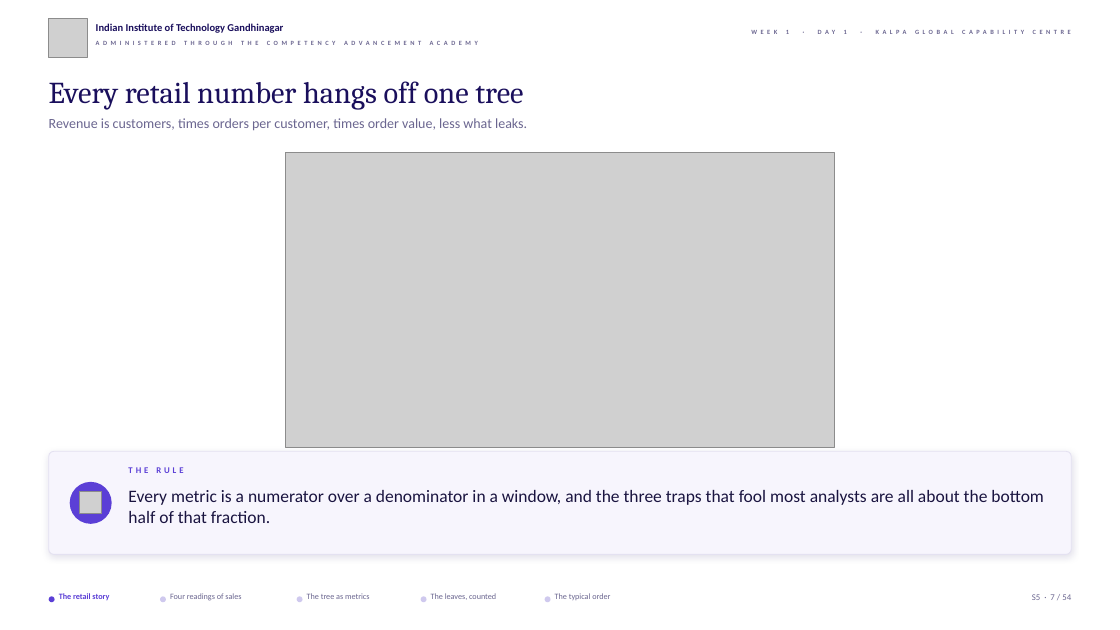
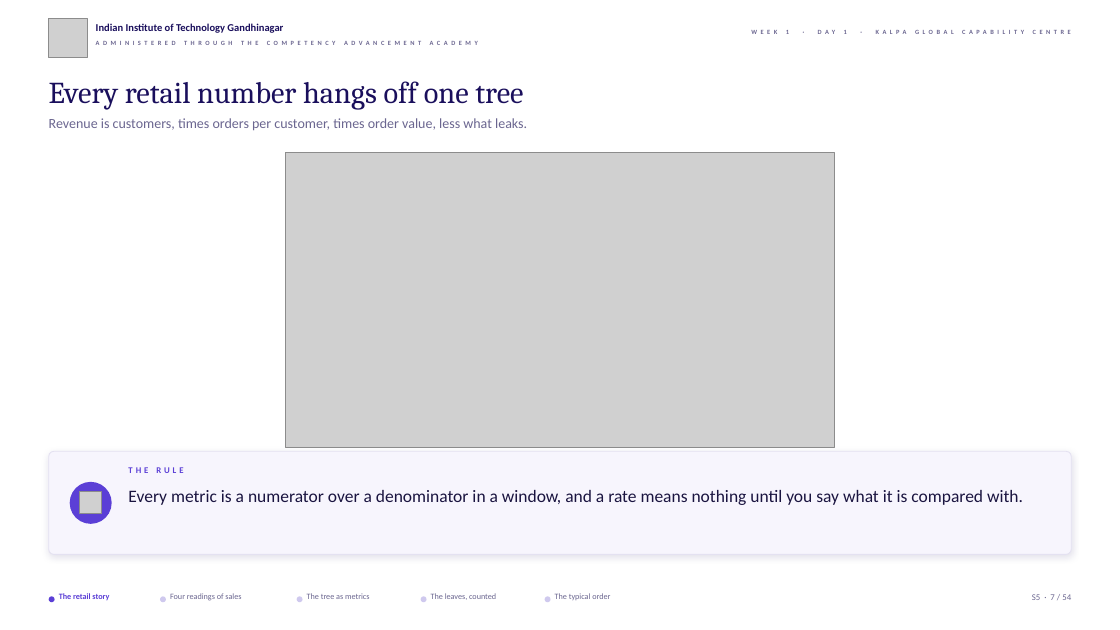
Before and after one commit to fde-academy-lab/c2-content-factory, a slide deck: slide 7 of content/W01/D1/slides/C2_W01_D01_half1_STUDENT.pptx. Drawn at 1120x630 pixels with LibreOffice and Linux fonts; fonts in the diff are those of the drawing; grey boxes stand for pictures; background and template pictures are left out. Boxes give left, top, right and bottom in pixels: in the first picture for what was removed or moved away, otherwise in the second. Text is boxed around its words. In the diff, an @@ line names an element or a change of style, - is before the commit and + after.

```diff
--- a/content/W01/D1/slides/C2_W01_D01_half1_STUDENT.pptx
+++ b/content/W01/D1/slides/C2_W01_D01_half1_STUDENT.pptx
@@ text at box(128, 490, 1023, 505): text changed @@
-Every metric is a numerator over a denominator in a window, and the three traps that fool most analysts are all about the bottom half of that fraction.
+Every metric is a numerator over a denominator in a window, and a rate means nothing until you say what it is compared with.
```
Also in this commit, not shown: 6 other files.
